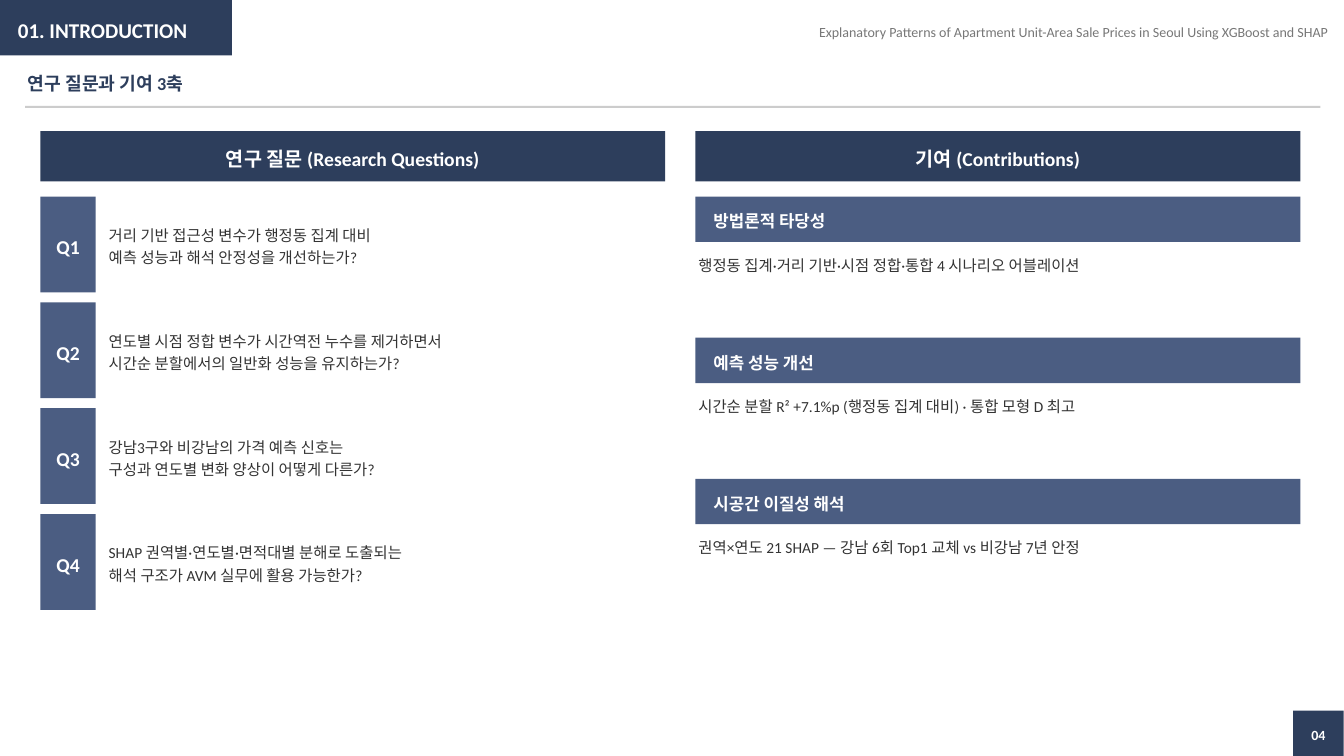
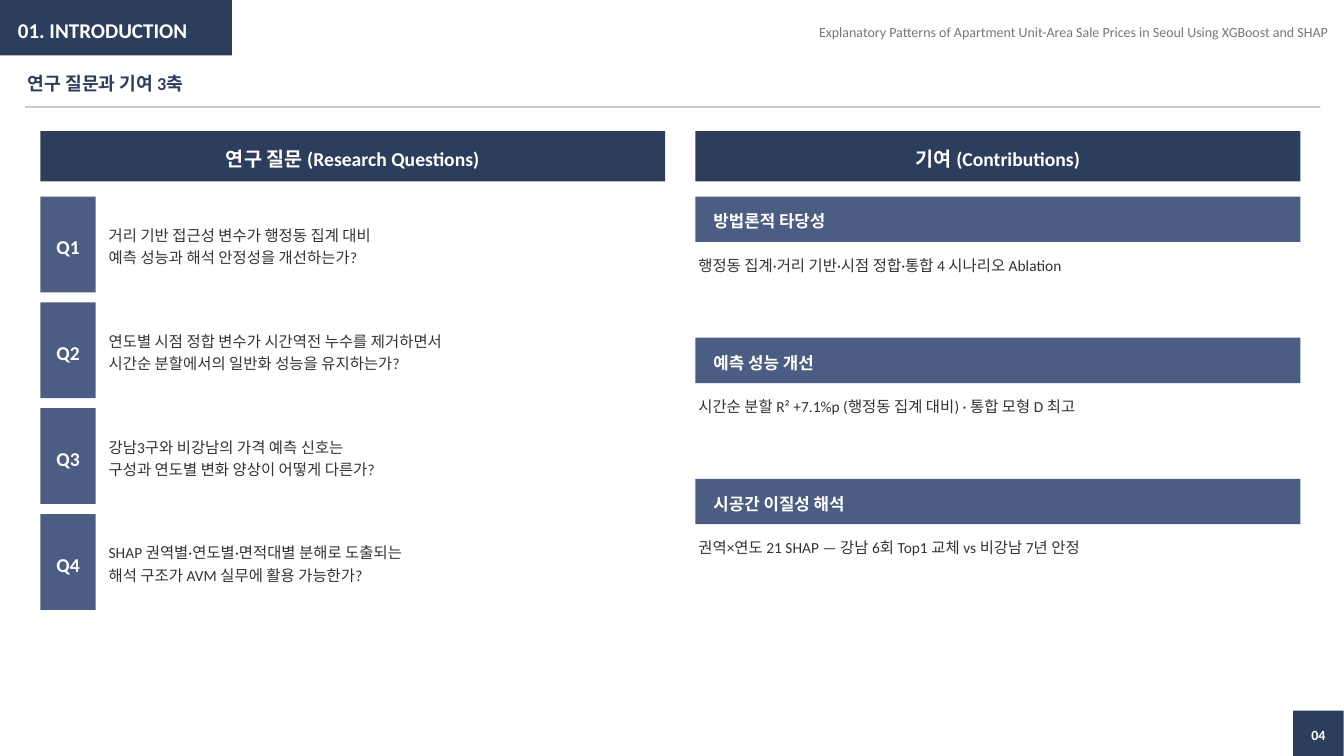
Before and after one commit to seokmogu/thesis-seoul-apt-xai, a slide deck: slide 4 of paper/중간발표_박현근.pptx. Drawn at 1344x756 pixels with LibreOffice and Linux fonts; fonts in the diff are those of the drawing. Boxes give left, top, right and bottom in pixels: in the first picture for what was removed or moved away, otherwise in the second. Text is boxed around its words. In the diff, an @@ line names an element or a change of style, - is before the commit and + after.

```diff
--- a/paper/중간발표_박현근.pptx
+++ b/paper/중간발표_박현근.pptx
@@ text at bbox=[698, 258, 1062, 273]: text changed @@
-행정동 집계·거리 기반·시점 정합·통합 4 시나리오 어블레이션
+행정동 집계·거리 기반·시점 정합·통합 4 시나리오 Ablation
```
Also in this commit, not shown: 7 other slides changed, 24 other files.
